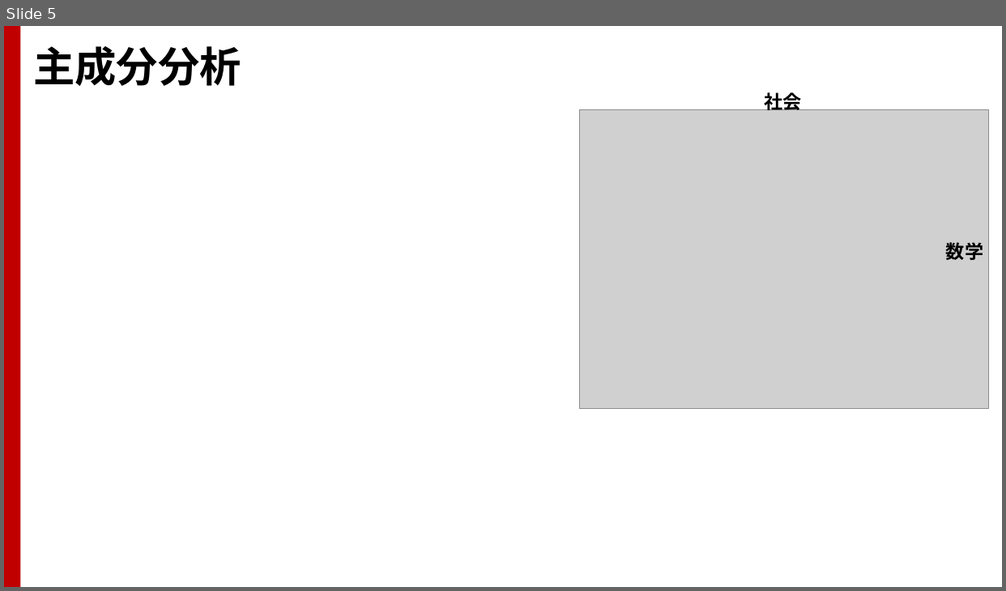
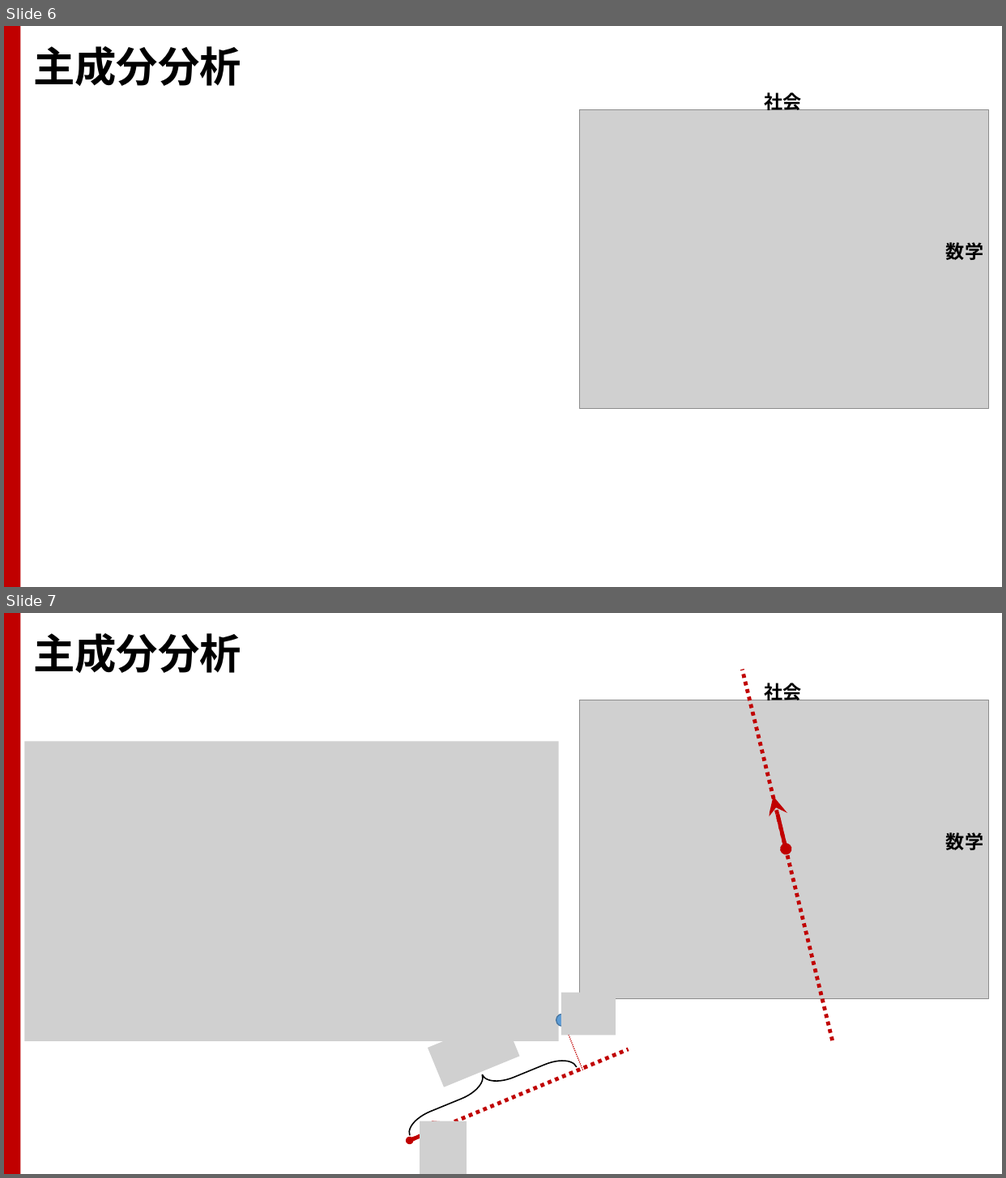
Before and after one commit to TakashiIjiri/TakashiIjiri.github.io, a slide deck: classes/dm2020_2/dm6.pptx. Shown one above the other, each under a label of ours: slide 5 before the commit, slides 6 and 7 after it. The pictures are 1006x591 and 1006x1178 pixels, drawn with LibreOffice and Linux fonts; fonts in the diff are those of the drawing; grey boxes stand for pictures. Boxes give left, top, right and bottom in pixels: in the first picture for what was removed or moved away, otherwise in the second. Text is boxed around its words. In the diff, an @@ line names an element or a change of style, - is before the commit and + after.

```diff
--- a/classes/dm2020_2/dm6.pptx
+++ b/classes/dm2020_2/dm6.pptx
@@ slide 7 added at <box>4,613,1002,1174</box>, background #FFFFFF; not listed: 1 template element that a slide beside it also shows @@
@@ title added at <box>33,633,241,673</box>, 40 pt, text #000000, bold @@
+主成分分析
@@ line added from (833, 1041) to (742, 669), #C00000 3.75 pt dashed @@
@@ group added at <box>580,680,988,999</box>: 2 pictures, 2 texts @@
+数学
+社会
@@ picture added at <box>25,741,559,1041</box> @@
@@ picture added at <box>722,804,769,857</box> @@
@@ double arrow added from (786, 849) to (774, 796), #C00000 3.75 pt @@
@@ group added at <box>399,993,629,1174</box>: 3 pictures, 2 lines, 1 double arrow, 1 ellipse, 1 right brace @@
@@ what was slide 5 is now slide 6 @@
```
Also in this commit, not shown: 11 slides changed, 1 other slide added, 1 slide removed, 3 other files.
